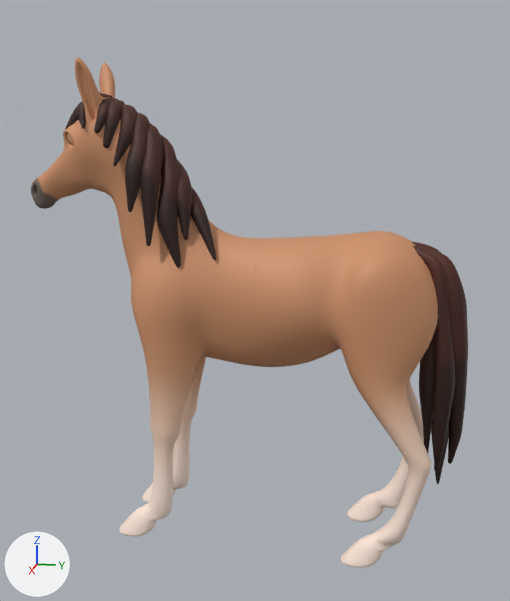
Renders of the Blender file blender/player2_tex.blend from each side of a commit.
One viewpoint serves both versions: a camera (50 mm lens) standing at (2.66, 0.55, 0.67) and looking at (0.0, 0.02, 0.0). Every picture has the same lights, and +X, +Y and +Z are marked at lower left.
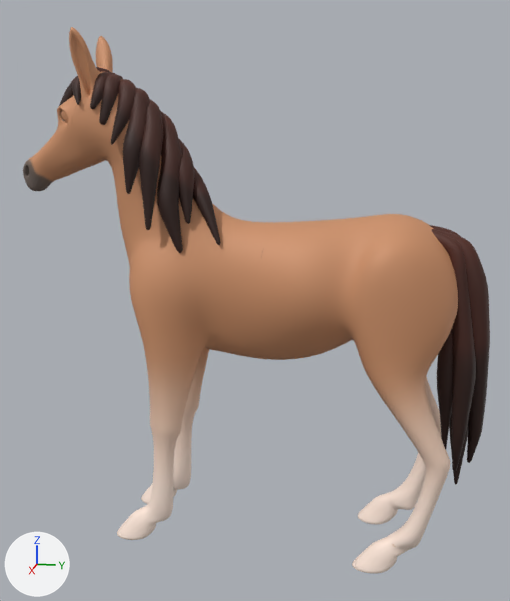
Changed parts and their boxes [x1, y1, x2, y2] in the pictures (510 x 601 px; the box of a moved part takes in the faces that stretch with it):
'Cube.001', reshaped (7% wider, 7% taller)
    before: [31, 57, 468, 568]
    after: [23, 27, 490, 573]
part 1 of me_cube_001, moved or reshaped
    before: [67, 133, 74, 145]
    after: [61, 110, 68, 123]
part 2 of me_cube_001, moved or reshaped
    before: [412, 242, 449, 484]
    after: [429, 225, 468, 484]
part 3 of me_cube_001, moved or reshaped
    before: [414, 245, 468, 464]
    after: [432, 229, 490, 463]
part 4 of me_cube_001, moved or reshaped
    before: [419, 338, 434, 453]
    after: [437, 329, 453, 449]
part 5 of me_cube_001, moved or reshaped
    before: [413, 246, 455, 472]
    after: [431, 230, 476, 471]
part 6 of me_cube_001, moved or reshaped
    before: [177, 160, 192, 240]
    after: [179, 139, 194, 224]
part 7 of me_cube_001, moved or reshaped
    before: [157, 134, 181, 267]
    after: [157, 111, 183, 253]
part 8 of me_cube_001, moved or reshaped
    before: [140, 123, 163, 246]
    after: [139, 99, 163, 230]
part 9 of me_cube_001, moved or reshaped
    before: [113, 105, 138, 166]
    after: [111, 79, 137, 145]
part 10 of me_cube_001, moved or reshaped
    before: [191, 186, 216, 260]
    after: [193, 168, 221, 245]
part 11 of me_cube_001, moved or reshaped
    before: [125, 112, 150, 212]
    after: [123, 88, 150, 194]
part 12 of me_cube_001, moved or reshaped
    before: [103, 100, 125, 148]
    after: [99, 74, 123, 125]
part 13 of me_cube_001, moved or reshaped
    before: [94, 98, 118, 133]
    after: [90, 72, 115, 109]
part 14 of me_cube_001, moved or reshaped
    before: [77, 93, 113, 129]
    after: [72, 67, 110, 105]
part 15 of me_cube_001, moved or reshaped
    before: [64, 102, 82, 131]
    after: [59, 76, 77, 106]
part 16 of me_cube_001, moved or reshaped
    before: [31, 57, 438, 568]
    after: [23, 27, 458, 573]

The edits, one by one:
me_cube_001 is used by ob_cube_001; location (0.0, 0.0, 0.0).
me_cube_001 had 1402 vertices, 1352 faces and spanned x -0.26..0.26, y -0.91..0.85, z -1.0..0.92.
me_cube_001 now has 1402 vertices, 1352 faces and spans x -0.28..0.28, y -0.94..0.92, z -1.01..1.03.
me_cube_001 part 1: the loose piece of 18 vertices spanning x 0.04..0.11, y -0.71..-0.63, z 0.58..0.66 is moved by (0.0, -0.01, 0.08).
me_cube_001 part 2: the loose piece of 84 vertices spanning x -0.07..0.05, y 0.55..0.81, z -0.72..0.26 is scaled about its middle by 1.06, then moved by (0.0, 0.06, 0.03).
me_cube_001 part 3: the loose piece of 84 vertices spanning x -0.03..0.1, y 0.55..0.85, z -0.63..0.26 is scaled about its middle by 1.06, then moved by (0.0, 0.07, 0.04).
me_cube_001 part 4: the loose piece of 84 vertices spanning x -0.02..0.07, y 0.55..0.75, z -0.6..0.26 is scaled about its middle by 1.06, then moved by (0.0, 0.06, 0.04).
me_cube_001 part 5: the loose piece of 84 vertices spanning x 0.0..0.11, y 0.55..0.81, z -0.65..0.26 is scaled about its middle by 1.06, then moved by (0.0, 0.06, 0.04).
me_cube_001 part 6: the loose piece of 40 vertices spanning x -0.05..0.12, y -0.38..-0.19, z 0.24..0.6 is scaled about its middle by 1.06, then moved by (0.0, 0.01, 0.07).
me_cube_001 part 7: the loose piece of 52 vertices spanning x -0.04..0.17, y -0.43..-0.23, z 0.14..0.66 is scaled about its middle by 1.06, then moved by (0.0, 0.01, 0.07).
me_cube_001 part 8: the loose piece of 56 vertices spanning x -0.04..0.18, y -0.46..-0.3, z 0.23..0.7 is scaled about its middle by 1.06, then moved by (0.0, 0.0, 0.08).
me_cube_001 part 9: the loose piece of 32 vertices spanning x -0.04..0.13, y -0.51..-0.38, z 0.52..0.76 is moved by (0.0, 0.0, 0.09).
me_cube_001 part 10: the loose piece of 44 vertices spanning x -0.04..0.13, y -0.31..-0.1, z 0.17..0.5 is moved by (0.0, 0.01, 0.07).
me_cube_001 part 11: the loose piece of 48 vertices spanning x -0.05..0.18, y -0.48..-0.35, z 0.35..0.72 is moved by (0.0, 0.0, 0.08).
me_cube_001 part 12: the loose piece of 28 vertices spanning x -0.03..0.12, y -0.56..-0.47, z 0.58..0.77 is moved by (0.0, -0.01, 0.09).
me_cube_001 part 13: the loose piece of 32 vertices spanning x -0.03..0.12, y -0.58..-0.51, z 0.64..0.78 is moved by (0.0, -0.01, 0.09).
me_cube_001 part 14: the loose piece of 32 vertices spanning x -0.02..0.13, y -0.67..-0.53, z 0.65..0.8 is moved by (0.0, -0.01, 0.09).
me_cube_001 part 15: the loose piece of 40 vertices spanning x -0.03..0.06, y -0.73..-0.57, z 0.63..0.77 is moved by (0.0, -0.01, 0.09).
me_cube_001 part 16: 544 of 1402 vertices moved; they spanned x -0.26..0.26, y -0.91..0.76, z -1.0..0.92 and now span x -0.28..0.28, y -0.94..0.83, z -1.01..1.03; mean shift (0.0, 0.02, 0.04); largest move (-0.06, -0.52, 0.41) -> (-0.07, -0.52, 0.57).
